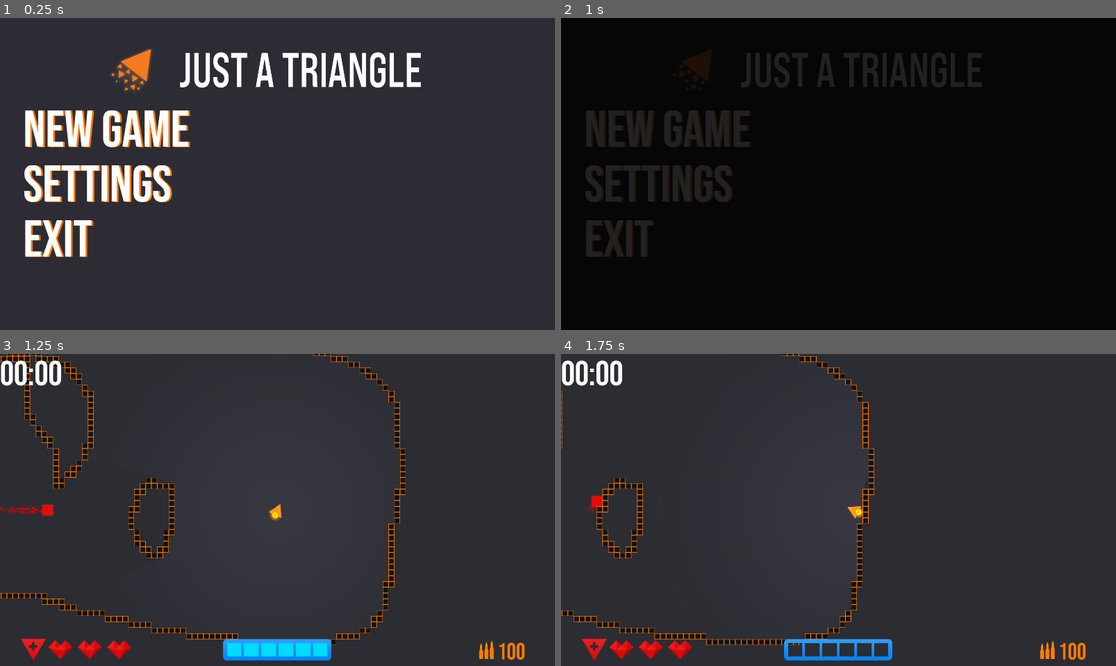
Above: before the commit, frames 1-4 (two rows, left to right).
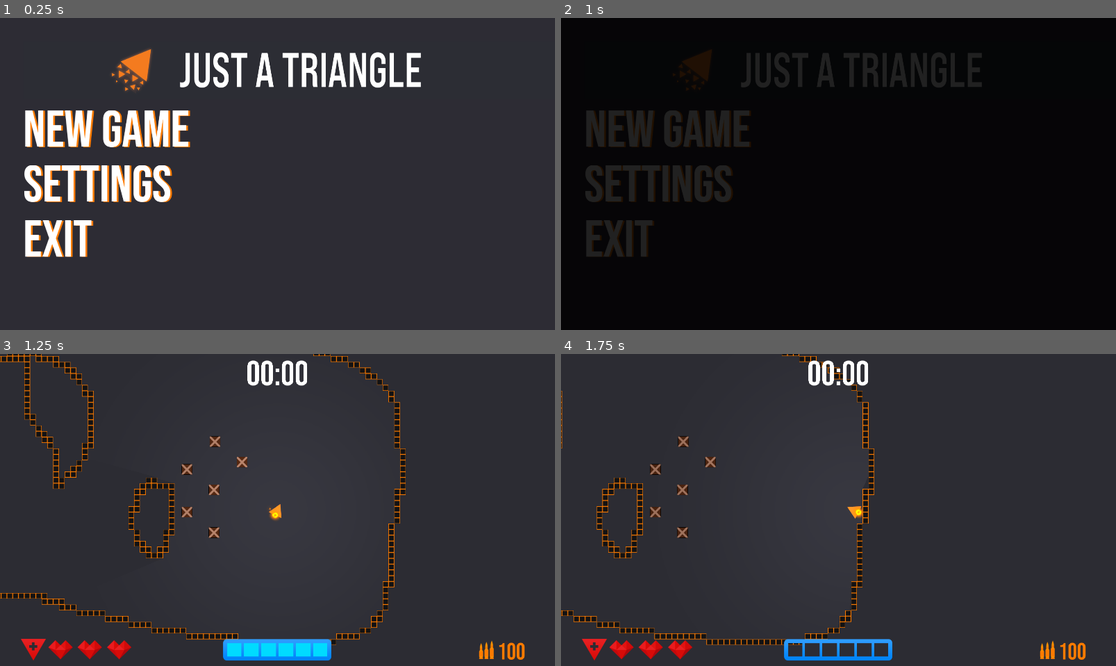
Above: after the commit, the same moments.

Repository: flowhl/JustATriangle
Game: Godot game, scene res://TitleScreen.tscn
Two runs of this game, one before a commit and one after it. Both use one fixed random seed, a clock stepped at 60 frames per second and the inputs below.
Inputs (mouse positions are in pixels of both pictures, inside the frame that each line leads up to):
- Up to frame 1 (0.25 s): no input
- Up to frame 2 (1 s): click "new game" at 0.5 s
- Up to frame 3 (1.25 s): no input
- Up to frame 4 (1.75 s): move the mouse to (599, 382) at 1.27 s; hold D (right) from 1.28 s (still down); hold Space (dash) from 1.28 s (still down)

Frames 1-2 are identical in both runs. In frame 3, 1.6% of the frame differs, in the area x 0-56%, y 2-60%; in frame 4, 1.5%.

Commit message:
lootboxes added

Diff:
--- /dev/null
+++ b/game/AmmoPowerUp.tscn
@@ -0,0 +1,26 @@
+[gd_scene load_steps=5 format=2]
+
+[ext_resource path="res://game/HealthPowerup.gd" type="Script" id=1]
+[ext_resource path="res://icons/ammo icon.png" type="Texture" id=2]
+
+[sub_resource type="RectangleShape2D" id=1]
+extents = Vector2( 13, 17 )
+
+[sub_resource type="RectangleShape2D" id=2]
+extents = Vector2( 13, 17 )
+
+[node name="AmmoPowerup" type="KinematicBody2D"]
+script = ExtResource( 1 )
+
+[node name="CollisionShape2D" type="CollisionShape2D" parent="."]
+shape = SubResource( 1 )
+
+[node name="Sprite" type="Sprite" parent="."]
+scale = Vector2( 0.5, 0.5 )
+texture = ExtResource( 2 )
+
+[node name="Area2D" type="Area2D" parent="."]
+
+[node name="CollisionShape2D" type="CollisionShape2D" parent="Area2D"]
+shape = SubResource( 2 )
+[connection signal="body_entered" from="Area2D" to="." method="_on_Area2D_body_entered"]
--- /dev/null
+++ b/game/FireratePowerup.tscn
@@ -0,0 +1,28 @@
+[gd_scene load_steps=5 format=2]
+
+[ext_resource path="res://game/HealthPowerup.gd" type="Script" id=1]
+[ext_resource path="res://icons/bullet powerup icon.png" type="Texture" id=2]
+
+[sub_resource type="RectangleShape2D" id=1]
+extents = Vector2( 10.3885, 19.647 )
+
+[sub_resource type="RectangleShape2D" id=2]
+extents = Vector2( 10.1236, 19.9119 )
+
+[node name="FireratePowerup" type="KinematicBody2D"]
+script = ExtResource( 1 )
+
+[node name="CollisionShape2D" type="CollisionShape2D" parent="."]
+position = Vector2( 0, 2.11893 )
+shape = SubResource( 1 )
+
+[node name="Sprite" type="Sprite" parent="."]
+scale = Vector2( 0.5, 0.5 )
+texture = ExtResource( 2 )
+
+[node name="Area2D" type="Area2D" parent="."]
+
+[node name="CollisionShape2D" type="CollisionShape2D" parent="Area2D"]
+position = Vector2( 0, 2.11893 )
+shape = SubResource( 2 )
+[connection signal="body_entered" from="Area2D" to="." method="_on_Area2D_body_entered"]
--- a/game/GUI.tscn
+++ b/game/GUI.tscn
@@ -70,11 +70,13 @@
 [node name="CanvasLayer" type="CanvasLayer" parent="."]
 
 [node name="RichTextLabel" type="RichTextLabel" parent="CanvasLayer"]
-margin_right = 250.0
+margin_right = 1919.0
 margin_bottom = 200.0
 custom_fonts/normal_font = SubResource( 2 )
 custom_colors/default_color = Color( 1, 1, 1, 1 )
-text = "0:0:0"
+bbcode_enabled = true
+bbcode_text = "[center] 0:0:0 [/center]"
+text = " 0:0:0 "
 scroll_active = false
 script = ExtResource( 4 )
 __meta__ = {
--- /dev/null
+++ b/game/HealthPowerup.gd
@@ -0,0 +1,11 @@
+extends KinematicBody2D
+
+
+func _ready():
+	pass
+
+
+func _on_Area2D_body_entered(body):
+	if body.name == "Player":
+		get_tree().get_root().get_node("World").playerAddAmmo()
+		queue_free()
--- /dev/null
+++ b/game/HealthPowerup.tscn
@@ -0,0 +1,26 @@
+[gd_scene load_steps=5 format=2]
+
+[ext_resource path="res://game/HealthPowerup.gd" type="Script" id=1]
+[ext_resource path="res://icons/heart icon.png" type="Texture" id=2]
+
+[sub_resource type="RectangleShape2D" id=1]
+extents = Vector2( 21, 16 )
+
+[sub_resource type="RectangleShape2D" id=2]
+extents = Vector2( 22, 17 )
+
+[node name="HealthPowerup" type="KinematicBody2D"]
+script = ExtResource( 1 )
+
+[node name="CollisionShape2D" type="CollisionShape2D" parent="."]
+shape = SubResource( 1 )
+
+[node name="Sprite" type="Sprite" parent="."]
+scale = Vector2( 0.5, 0.5 )
+texture = ExtResource( 2 )
+
+[node name="Area2D" type="Area2D" parent="."]
+
+[node name="CollisionShape2D" type="CollisionShape2D" parent="Area2D"]
+shape = SubResource( 2 )
+[connection signal="body_entered" from="Area2D" to="." method="_on_Area2D_body_entered"]
--- /dev/null
+++ b/game/LootBox.gd
@@ -0,0 +1,33 @@
+extends KinematicBody2D
+var HealthPowerup = load("res://game/HealthPowerup.tscn")
+var AmmoPowerup = load("res://game/AmmoPowerup.tscn")
+var FireratePowerup = load("res://game/FireratePowerup.tscn")
+var SpeedPowerup = load("res://game/SpeedPowerup.tscn")
+func _ready():
+	pass
+
+
+func _on_Area2D_body_entered(body):
+	if body.name == "PlayerBullet":
+		var randomint = randi() % 5
+		if randomint == 0:
+			var HealthPowerup_instance = HealthPowerup.instance()
+			HealthPowerup_instance.position = get_global_position()
+			HealthPowerup_instance.rotation_degrees = rotation_degrees
+			get_tree().get_root().call_deferred("add_child", HealthPowerup_instance)
+		else:if randomint == 1:
+			var FireratePowerup_instance = FireratePowerup.instance()
+			FireratePowerup_instance.position = get_global_position()
+			FireratePowerup_instance.rotation_degrees = rotation_degrees
+			get_tree().get_root().call_deferred("add_child", FireratePowerup_instance)
+		else:if randomint == 2:
+			var SpeedPowerup_instance = SpeedPowerup.instance()
+			SpeedPowerup_instance.position = get_global_position()
+			SpeedPowerup_instance.rotation_degrees = rotation_degrees
+			get_tree().get_root().call_deferred("add_child", SpeedPowerup_instance)
+		else:
+			var AmmoPowerup_instance = AmmoPowerup.instance()
+			AmmoPowerup_instance.position = get_global_position()
+			AmmoPowerup_instance.rotation_degrees = rotation_degrees
+			get_tree().get_root().call_deferred("add_child", AmmoPowerup_instance)
+		queue_free()
--- /dev/null
+++ b/game/LootBox.tscn
@@ -0,0 +1,25 @@
+[gd_scene load_steps=5 format=2]
+
+[ext_resource path="res://game/LootBox.gd" type="Script" id=1]
+[ext_resource path="res://icons/box.png" type="Texture" id=2]
+
+[sub_resource type="RectangleShape2D" id=1]
+extents = Vector2( 15, 15 )
+
+[sub_resource type="RectangleShape2D" id=2]
+extents = Vector2( 15, 15 )
+
+[node name="LootBox" type="KinematicBody2D"]
+script = ExtResource( 1 )
+
+[node name="CollisionShape2D" type="CollisionShape2D" parent="."]
+shape = SubResource( 1 )
+
+[node name="Sprite" type="Sprite" parent="."]
+texture = ExtResource( 2 )
+
+[node name="Area2D" type="Area2D" parent="."]
+
+[node name="CollisionShape2D" type="CollisionShape2D" parent="Area2D"]
+shape = SubResource( 2 )
+[connection signal="body_entered" from="Area2D" to="." method="_on_Area2D_body_entered"]
--- a/game/NewGame.gd
+++ b/game/NewGame.gd
@@ -5,6 +5,9 @@
 func _ready():
 	pass
 
+func _process(delta):
+	if Input.is_action_pressed("esc menu"):
+		get_tree().change_scene("res://TitleScreen.tscn")
 
 func setDashOverlay(level:int):
 	$CanvasLayer/GUI/TextureRect.texture = load(overlays[level])
@@ -28,3 +31,11 @@
 
 func playerGetAmmo(amount:int):
 	$Player.setAmmo(amount)
+func playerAddAmmo():
+	$Player.addAmmo()
+func playerAddHealth():
+	$Player.addHealth()
+func playerIncFirerate():
+	$Player.IncFirerate()
+func playerIncSpeed():
+	$Player.IncSpeed()
--- a/game/NewGame.tscn
+++ b/game/NewGame.tscn
@@ -2,7 +2,6 @@
 
 [ext_resource path="res://game/Player.gd" type="Script" id=1]
 [ext_resource path="res://icons/model44.png" type="Texture" id=2]
-[ext_resource path="res://game/Enemy.tscn" type="PackedScene" id=3]
 [ext_resource path="res://icons/particle.png" type="Texture" id=4]
 [ext_resource path="res://icons/light map.png" type="Texture" id=5]
 [ext_resource path="res://sounds/death.wav" type="AudioStream" id=6]
@@ -13,6 +12,7 @@
 [ext_resource path="res://Tilemaps/wall.tres" type="TileSet" id=11]
 [ext_resource path="res://game/GUI.tscn" type="PackedScene" id=12]
 [ext_resource path="res://game/NewGame.gd" type="Script" id=13]
+[ext_resource path="res://game/LootBox.tscn" type="PackedScene" id=15]
 
 [sub_resource type="RectangleShape2D" id=1]
 extents = Vector2( 20, 18 )
@@ -143,9 +143,6 @@
 stream = ExtResource( 7 )
 volume_db = -12.117
 
-[node name="Enemy" parent="." instance=ExtResource( 3 )]
-position = Vector2( 194.963, 538.534 )
-
 [node name="TileMap" type="TileMap" parent="."]
 tile_set = ExtResource( 11 )
 cell_size = Vector2( 16, 16 )
@@ -153,8 +150,26 @@
 tile_data = PoolIntArray( 24, 0, 0, 25, 0, 0, 26, 0, 0, 27, 0, 0, 28, 0, 0, 29, 0, 0, 30, 0, 0, 31, 0, 0, 32, 0, 0, 33, …(5123 unchanged characters)…
 
 [node name="Background" type="Sprite" parent="."]
-position = Vector2( 988.894, 560.534 )
+position = Vector2( 1066.76, 595.59 )
 scale = Vector2( 12.1332, 16201.5 )
 z_index = -1
 texture = SubResource( 10 )
+
+[node name="LootBox" parent="." instance=ExtResource( 15 )]
+position = Vector2( 813.418, 482.247 )
+
+[node name="LootBox2" parent="." instance=ExtResource( 15 )]
+position = Vector2( 890.903, 405.392 )
+
+[node name="LootBox3" parent="." instance=ExtResource( 15 )]
+position = Vector2( 813.418, 600.679 )
+
+[node name="LootBox4" parent="." instance=ExtResource( 15 )]
+position = Vector2( 738.465, 425.678 )
+
+[node name="LootBox5" parent="." instance=ExtResource( 15 )]
+position = Vector2( 815.95, 348.823 )
+
+[node name="LootBox6" parent="." instance=ExtResource( 15 )]
+position = Vector2( 738.465, 544.111 )
 [connection signal="body_entered" from="Player/Area2D" to="Player" method="_on_Area2D_body_entered"]
--- a/game/Player.gd
+++ b/game/Player.gd
@@ -128,10 +128,20 @@
 	if HP + 1 <= 3:
 		HP = HP +1
 	setHealth()
+
 func damageDelay():
 	detecthits = false
 	yield(get_tree().create_timer(1.0), "timeout")
 	detecthits = true
+
 func setAmmo(amount:int):
 	ammo += amount
 	get_tree().get_root().get_node("World").setAmmoCount(ammo)
+
+func IncFirerate():
+	fire_rate += 20
+
+func IncSpeed():
+	movespeed += 100
+func addAmmo():
+	setAmmo(ammo + 50)
--- a/game/RichTextLabel.gd
+++ b/game/RichTextLabel.gd
@@ -17,7 +17,7 @@
 	if seconds < 10:
 		secondsTemp = "0" + str(seconds)
 
-	set_text(str(minutesTemp + ":" + str(secondsTemp)))
+	bbcode_text = ("[center]" +  str(minutesTemp + ":" + str(secondsTemp)) + "[/center]")
 
 
 
--- /dev/null
+++ b/game/SpeedPowerup.tscn
@@ -0,0 +1,26 @@
+[gd_scene load_steps=5 format=2]
+
+[ext_resource path="res://game/HealthPowerup.gd" type="Script" id=1]
+[ext_resource path="res://icons/speed.png" type="Texture" id=2]
+
+[sub_resource type="RectangleShape2D" id=1]
+extents = Vector2( 12.6389, 14.0247 )
+
+[sub_resource type="RectangleShape2D" id=2]
+extents = Vector2( 12.6389, 13.8923 )
+
+[node name="SpeedPowerup" type="KinematicBody2D"]
+script = ExtResource( 1 )
+
+[node name="CollisionShape2D" type="CollisionShape2D" parent="."]
+shape = SubResource( 1 )
+
+[node name="Sprite" type="Sprite" parent="."]
+scale = Vector2( 0.897299, 0.897299 )
+texture = ExtResource( 2 )
+
+[node name="Area2D" type="Area2D" parent="."]
+
+[node name="CollisionShape2D" type="CollisionShape2D" parent="Area2D"]
+shape = SubResource( 2 )
+[connection signal="body_entered" from="Area2D" to="." method="_on_Area2D_body_entered"]
--- a/project.godot
+++ b/project.godot
@@ -59,6 +59,11 @@
 "events": [ Object(InputEventKey,"resource_local_to_scene":false,"resource_name":"","device":0,"alt":false,"shift":false,"control":false,"meta":false,"command":false,"pressed":false,"scancode":32,"unicode":0,"echo":false,"script":null)
  ]
 }
+"esc menu"={
+"deadzone": 0.5,
+"events": [ Object(InputEventKey,"resource_local_to_scene":false,"resource_name":"","device":0,"alt":false,"shift":false,"control":false,"meta":false,"command":false,"pressed":false,"scancode":16777217,"unicode":0,"echo":false,"script":null)
+ ]
+}
 
 [rendering]
 
Not shown, changed: .mono/metadata/ide_messaging_meta.txt
Binary file added: icons/ammo icon.png
Not shown, added: icons/ammo icon.png.import
Binary file added: icons/blackwall.png
Binary file added: icons/box.png
Not shown, added: icons/box.png.import
Binary file added: icons/bullet powerup icon.png
Not shown, added: icons/bullet powerup icon.png.import
Binary file added: icons/speed.png
Not shown, added: icons/speed.png.import
Binary file added: icons/walloutside.png
